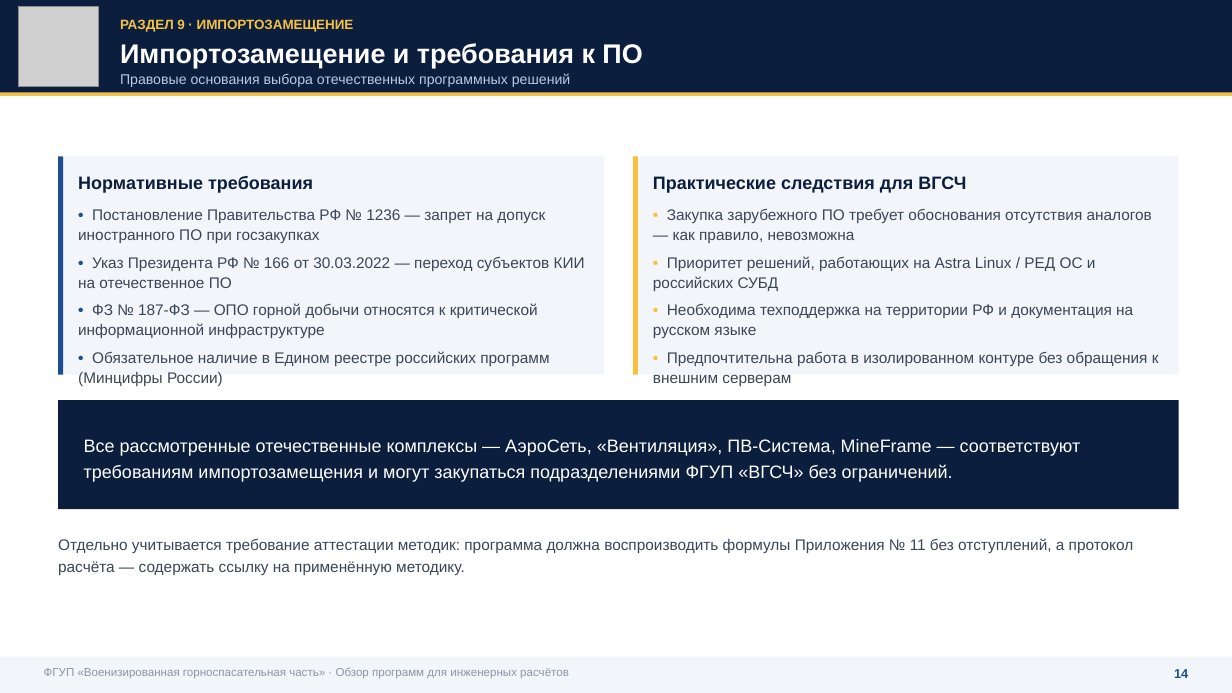
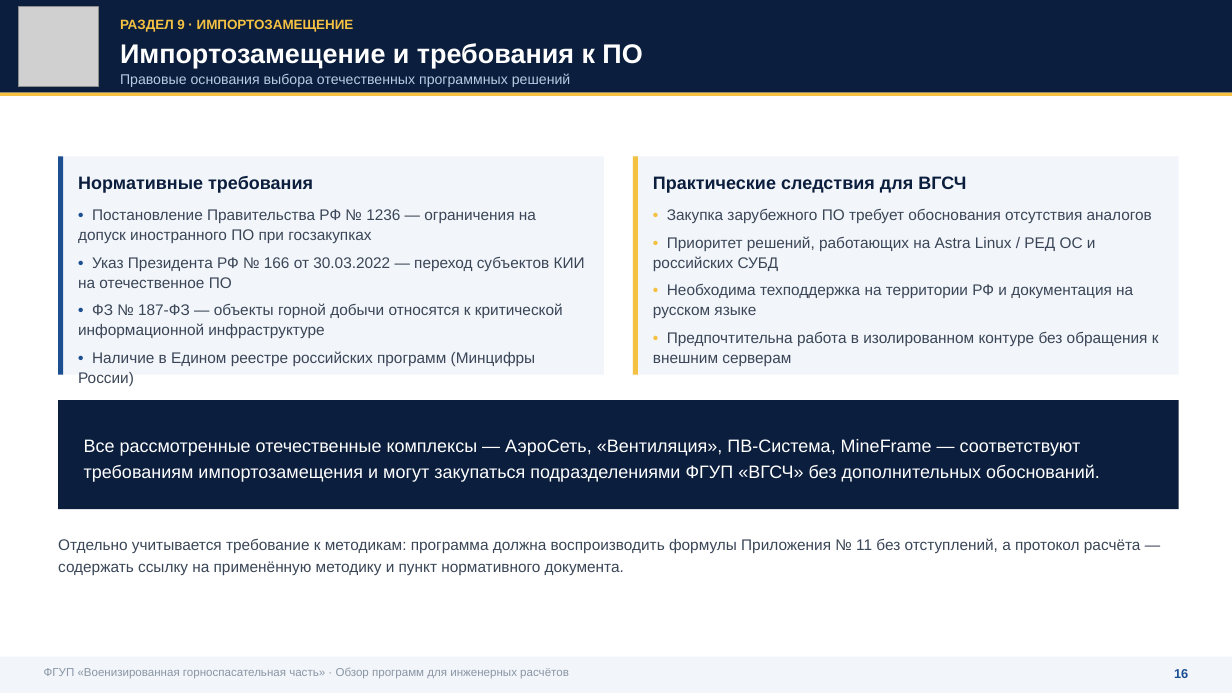
Before and after one commit to pvsistema/ventilation-system-design, a slide deck: slide 17 of public/VGSCH-doklad-PO-inzhenernye-raschety.pptx (slide 15 before the commit). Drawn at 1232x693 pixels with LibreOffice and Linux fonts; fonts in the diff are those of the drawing; grey boxes stand for pictures. Boxes give left, top, right and bottom in pixels: in the first picture for what was removed or moved away, otherwise in the second. Text is boxed around its words. In the diff, an @@ line names an element or a change of style, - is before the commit and + after.

```diff
--- a/public/VGSCH-doklad-PO-inzhenernye-raschety.pptx
+++ b/public/VGSCH-doklad-PO-inzhenernye-raschety.pptx
@@ text at bbox=[78, 209, 536, 243]: text changed @@
-• Постановление Правительства РФ № 1236 — запрет на допуск иностранного ПО при госзакупках
+• Постановление Правительства РФ № 1236 — ограничения на допуск иностранного ПО при госзакупках
@@ text at bbox=[667, 209, 1152, 223]: text changed @@
-• Закупка зарубежного ПО требует обоснования отсутствия аналогов — как правило, невозможна
+• Закупка зарубежного ПО требует обоснования отсутствия аналогов
@@ text at bbox=[78, 303, 563, 366]: text changed @@
-• ФЗ № 187-ФЗ — ОПО горной добычи относятся к критической информационной инфраструктуре
-• Обязательное наличие в Едином реестре российских программ (Минцифры России)
+• ФЗ № 187-ФЗ — объекты горной добычи относятся к критической информационной инфраструктуре
+• Наличие в Едином реестре российских программ (Минцифры России)
@@ text at bbox=[84, 439, 1100, 482]: text changed @@
-Все рассмотренные отечественные комплексы — АэроСеть, «Вентиляция», ПВ-Система, MineFrame — соответствуют требованиям импортозамещения и могут закупаться подразделениями ФГУП «ВГСЧ» без ограничений.
+Все рассмотренные отечественные комплексы — АэроСеть, «Вентиляция», ПВ-Система, MineFrame — соответствуют требованиям импортозамещения и могут закупаться подразделениями ФГУП «ВГСЧ» без дополнительных обоснований.
@@ text at bbox=[58, 538, 1141, 575]: text changed @@
-Отдельно учитывается требование аттестации методик: программа должна воспроизводить формулы Приложения № 11 без отступлений, а протокол расчёта — содержать ссылку на применённую методику.
+Отдельно учитывается требование к методикам: программа должна воспроизводить формулы Приложения № 11 без отступлений, а протокол расчёта — содержать ссылку на применённую методику и пункт нормативного документа.
@@ text at bbox=[1174, 669, 1188, 678]: text changed @@
-14
+16
```
Also in this commit, not shown: 17 other slides changed, 3 slides added, 1 slide removed.
